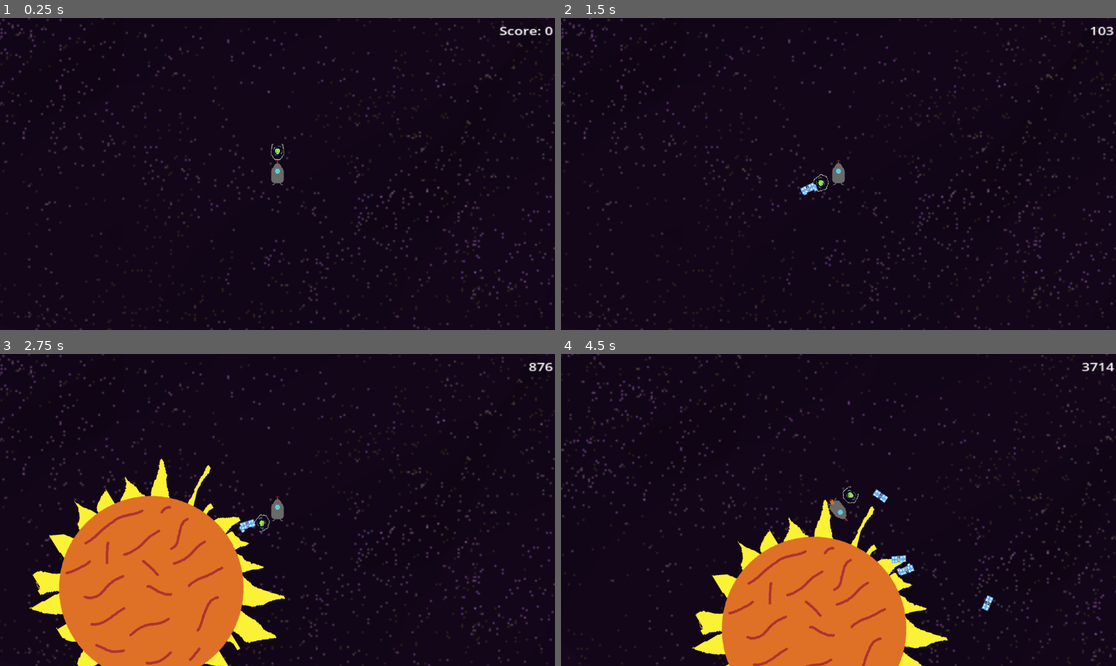
Above: before the commit, frames 1-4 (two rows, left to right).
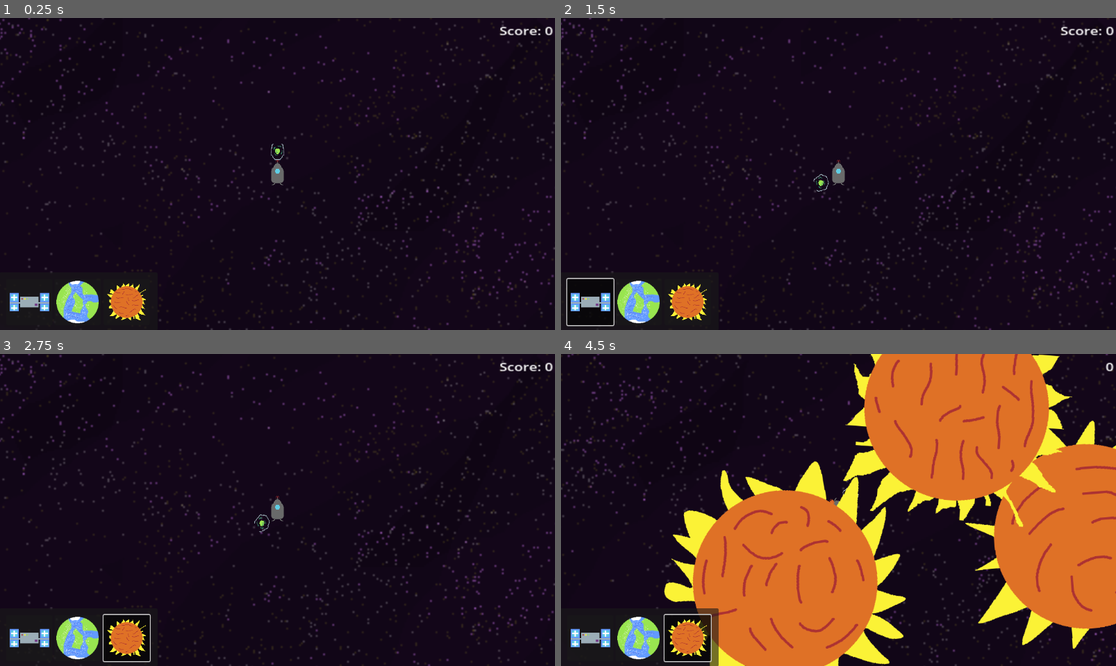
Above: after the commit, the same moments.

Repository: Shlok-Bhakta/UnlimitedLimitedSpace
Game: Godot game, scene res://scenes/game.tscn
Same seed, same stepped clock (60 frames per second), same inputs: the game is played once before the commit and once after it.
Inputs (mouse positions are in pixels of both pictures, inside the frame that each line leads up to):
- Up to frame 1 (0.25 s): no input
- Up to frame 2 (1.5 s): click (638, 301) at 0.52 s; click (588, 301) at 1.27 s
- Up to frame 3 (2.75 s): click (127, 637) at 2.02 s
- Up to frame 4 (4.5 s): move the mouse to (960, 494) at 2.77 s; hold D (rotate_right) 2.78-3.53 s; click (960, 494) at 2.85 s; move the mouse to (727, 525) at 3.52 s; hold S (backward) 3.53-4.28 s; click (727, 525) at 3.6 s; move the mouse to (894, 441) at 4.27 s; hold D (rotate_right) from 4.28 s (still down); click (894, 441) at 4.35 s

The runs differ from the first frame. In frame 1, 1.8% of the frame differs, in the area x 1-27%, y 81-100%; in frame 2, 2.2%; in frame 3, 18%; in frame 4, 42%, in the area x 1-100%, y 0-100%.

Commit message:
Buttons to pick shoot object

Diff:
--- /dev/null
+++ b/assets/Buttons/PlanetPickerGroup.tres
@@ -0,0 +1,3 @@
+[gd_resource type="ButtonGroup" format=3 uid="uid://bycf8jtpcwx2k"]
+
+[resource]
--- /dev/null
+++ b/assets/Theme/Buttontheme.tres
@@ -0,0 +1,3 @@
+[gd_resource type="Theme" format=3 uid="uid://dgn4te1o6vcay"]
+
+[resource]
--- a/scenes/game.tscn
+++ b/scenes/game.tscn
@@ -9,6 +9,10 @@
 [ext_resource type="Texture2D" uid="uid://cgdjfyn2854vi" path="res://assets/Ship/YeetGun-Sheet.png" id="6_0tnpc"]
 [ext_resource type="Script" uid="uid://dwo1hn6fcspyy" path="res://scripts/gunshoot.gd" id="8_gee14"]
 [ext_resource type="Texture2D" uid="uid://btv5vk8umggrv" path="res://assets/Background/Background2.png" id="9_0tnpc"]
+[ext_resource type="Texture2D" uid="uid://bd3v66dwkp1k7" path="res://assets/Planet/Planet1-Sheet.png" id="10_kvpfn"]
+[ext_resource type="ButtonGroup" uid="uid://bycf8jtpcwx2k" path="res://assets/Buttons/PlanetPickerGroup.tres" id="10_kvuet"]
+[ext_resource type="Texture2D" uid="uid://b80e83boks7wt" path="res://assets/Star/Sun-Sheet.png" id="11_dinhu"]
+[ext_resource type="Texture2D" uid="uid://cdmmn7o6h5b2k" path="res://assets/Satelite/Satelite.png" id="11_kvuet"]
 
 [sub_resource type="AtlasTexture" id="AtlasTexture_kdubu"]
 atlas = ExtResource("2_u5sy4")
@@ -68,6 +72,14 @@
 "name": &"default",
 "speed": 5.0
 }]
+
+[sub_resource type="AtlasTexture" id="AtlasTexture_kvuet"]
+atlas = ExtResource("10_kvpfn")
+region = Rect2(0, 0, 128, 0)
+
+[sub_resource type="AtlasTexture" id="AtlasTexture_trtic"]
+atlas = ExtResource("11_dinhu")
+region = Rect2(0, 0, 512, 0)
 
 [node name="Game" type="Node2D"]
 
@@ -133,5 +145,67 @@
 text = "Score: 0"
 horizontal_alignment = 2
 
+[node name="ShootSelector" type="Panel" parent="CanvasLayer"]
+unique_name_in_owner = true
+clip_contents = true
+anchors_preset = 2
+anchor_top = 1.0
+anchor_bottom = 1.0
+offset_left = -1.0
+offset_top = -120.0
+offset_right = 327.0
+offset_bottom = 1.0
+grow_vertical = 0
+size_flags_vertical = 4
+
+[node name="PlanetButton" type="Button" parent="CanvasLayer/ShootSelector"]
+layout_mode = 1
+anchors_preset = 2
+anchor_top = 1.0
+anchor_bottom = 1.0
+offset_left = 114.0
+offset_top = -107.0
+offset_right = 210.0
+offset_bottom = -11.0
+grow_vertical = 0
+toggle_mode = true
+button_group = ExtResource("10_kvuet")
+icon = SubResource("AtlasTexture_kvuet")
+icon_alignment = 1
+expand_icon = true
+
+[node name="SateliteButton" type="Button" parent="CanvasLayer/ShootSelector"]
+texture_filter = 1
+layout_mode = 1
+anchors_preset = 2
+anchor_top = 1.0
+anchor_bottom = 1.0
+offset_left = 14.0
+offset_top = -107.0
+offset_right = 110.0
+offset_bottom = -11.0
+grow_vertical = 0
+toggle_mode = true
+button_group = ExtResource("10_kvuet")
+icon = ExtResource("11_kvuet")
+icon_alignment = 1
+expand_icon = true
+
+[node name="StarButton" type="Button" parent="CanvasLayer/ShootSelector"]
+layout_mode = 1
+anchors_preset = 2
+anchor_top = 1.0
+anchor_bottom = 1.0
+offset_left = 216.0
+offset_top = -107.0
+offset_right = 312.0
+offset_bottom = -11.0
+grow_vertical = 0
+toggle_mode = true
+button_group = ExtResource("10_kvuet")
+icon = SubResource("AtlasTexture_trtic")
+icon_alignment = 1
+expand_icon = true
+
 [connection signal="child_entered_tree" from="." to="universe" method="_on_game_child_entered_tree"]
 [connection signal="child_entered_tree" from="universe" to="universe" method="_on_child_entered_tree"]
--- a/scripts/gunshoot.gd
+++ b/scripts/gunshoot.gd
@@ -6,24 +6,44 @@
 }
 
 @onready var universe_node: Node = %universe
+@onready var planet_button: Button = %ShootSelector/PlanetButton
+@onready var group: ButtonGroup = planet_button.button_group
 
-func _process(delta: float) -> void:
-	if Input.is_action_just_pressed("fire"):
-		var object_num = randi_range(0, len(objects.keys())-1)
-		var star_scene: Resource = objects.get(objects.keys()[object_num])
-		var star = star_scene.instantiate()
-		star.call('set_type', objects.keys()[object_num])
-		universe_node.add_child(star)
-		var spawn_offset := Vector2.ZERO
-		if star.has_node("AnimatedSprite2D"):
-			var sprite: AnimatedSprite2D = star.get_node("AnimatedSprite2D")
-			var tex_size := Vector2.ZERO
-			var frame_tex := sprite.sprite_frames.get_frame_texture(sprite.animation, sprite.frame)
-			if frame_tex:
-				tex_size = frame_tex.get_size() * sprite.scale
-			var forward := Vector2.UP.rotated(self.global_rotation)
-			var half_len = max(tex_size.x, tex_size.y) * 0.5
-			spawn_offset = forward * half_len
+func _input(event: InputEvent) -> void:
+	if event is InputEventMouseButton and event.button_index == MOUSE_BUTTON_LEFT and event.pressed:
+		if get_viewport().gui_get_hovered_control() != null:
+			return
+		_shoot_selected()
 
-		star.global_position = self.global_position + spawn_offset
-		star.global_rotation = self.global_rotation
+func _shoot_selected() -> void:
+	var pressed: BaseButton = group.get_pressed_button()
+	if pressed == null:
+		pressed = %ShootSelector/PlanetButton
+	var name_to_key: Dictionary = {
+		"StarButton": "Star",
+		"PlanetButton": "Planet",
+		"SateliteButton": "Satellite",
+		"Star": "Star",
+		"Planet": "Planet",
+		"Satellite": "Satellite",
+	}
+	var key: String = name_to_key.get(pressed.name, "Planet")
+	if not objects.has(key):
+		return
+	var scene: PackedScene = objects[key]
+	var node = scene.instantiate()
+	if node.has_method("set_type"):
+		node.call("set_type", key)
+	universe_node.add_child(node)
+	var spawn_offset := Vector2.ZERO
+	if node.has_node("AnimatedSprite2D"):
+		var sprite: AnimatedSprite2D = node.get_node("AnimatedSprite2D")
+		var tex_size := Vector2.ZERO
+		var frame_tex := sprite.sprite_frames.get_frame_texture(sprite.animation, sprite.frame)
+		if frame_tex:
+			tex_size = frame_tex.get_size() * sprite.scale
+		var forward := Vector2.UP.rotated(self.global_rotation)
+		var half_len = max(tex_size.x, tex_size.y) * 0.5
+		spawn_offset = forward * half_len
+	node.global_position = self.global_position + spawn_offset
+	node.global_rotation = self.global_rotation
Not shown: 1 places in scenes/game.tscn that only renumber resources
